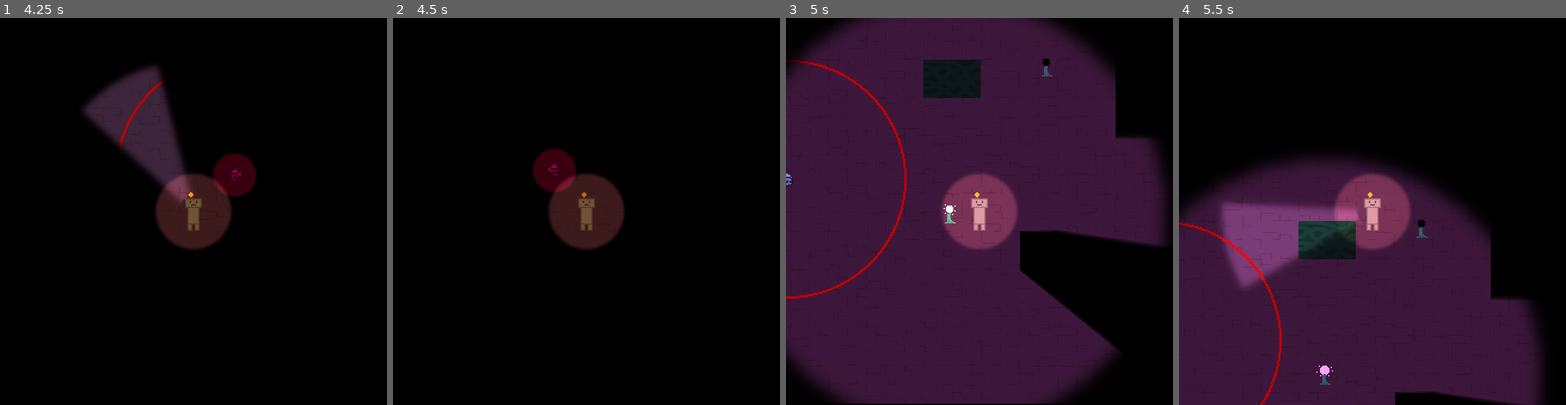
Above: before the commit, frames 1-4 (left to right).
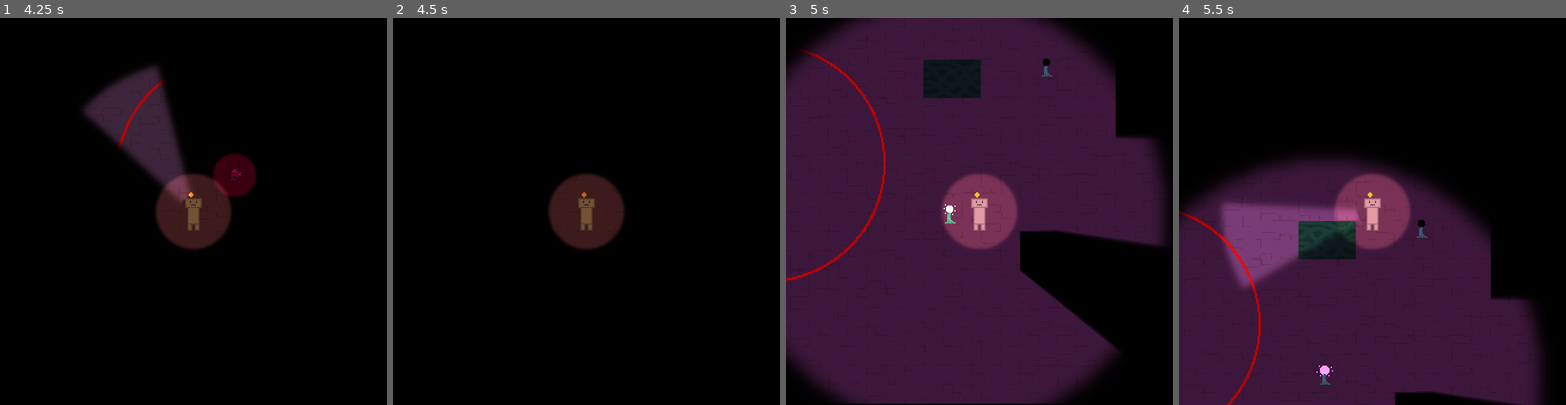
Above: after the commit, the same moments.

Repository: CookieCherith0969/GDM-Assignment-4
Game: Godot game, scene res://Scenes/test_scene.tscn
The game is run twice, just before and just after one commit, with the same random seed, the same clock (stepped at 60 frames per second) and the same inputs.
Inputs (mouse positions are in pixels of both pictures, inside the frame that each line leads up to):
- Up to frame 1 (4.25 s): tap Enter at 0.5, 2.75 s; move the mouse to (174, 288) at 0.52 s; hold Space (Light) 0.53-1.28 s; hold W (Up) 0.53-2.03 s; move the mouse to (309, 269) at 1.27 s; tap Space (Light) at 1.35, 2, 2.85, 3.5 s; move the mouse to (77, 153) at 2.02 s; hold Space (Light) 2.03-2.78 s; hold A (Left) 2.03-3.53 s; move the mouse to (212, 211) at 2.77 s; move the mouse to (135, 114) at 3.52 s; hold S (Down) from 3.53 s (still down); hold Space (Light) from 3.53 s (still down)
- Up to frame 2 (4.5 s): move the mouse to (671, 192) at 4.27 s; release S (Down) at 4.28 s; release Space (Light) at 4.28 s; hold D (Right) from 4.28 s (still down); tap Space (Light) at 4.35 s
- Up to frame 3 (5 s): keep holding D (Right)
- Up to frame 4 (5.5 s): move the mouse to (1295, 230) at 5.02 s; release D (Right) at 5.03 s; hold W (Up) from 5.03 s (still down); hold Space (Light) from 5.03 s (still down)

Frame 1 is identical in both runs. In frame 2, 1.0% of the frame differs, in the area x 36-48%, y 33-46%; in frame 3, 1.1%, in the area x 0-32%, y 8-73%; in frame 4, 0.7%.

Commit message:
Player lighting re-fix

Diff:
--- a/Scripts/Player.gd
+++ b/Scripts/Player.gd
@@ -19,7 +19,7 @@
 @onready
 var rotator = $Rotator
 
-var num_lights = 0 : set = set_lights
+var num_lights = -1 : set = set_lights
 var lit = false
 
 var has_key = false
